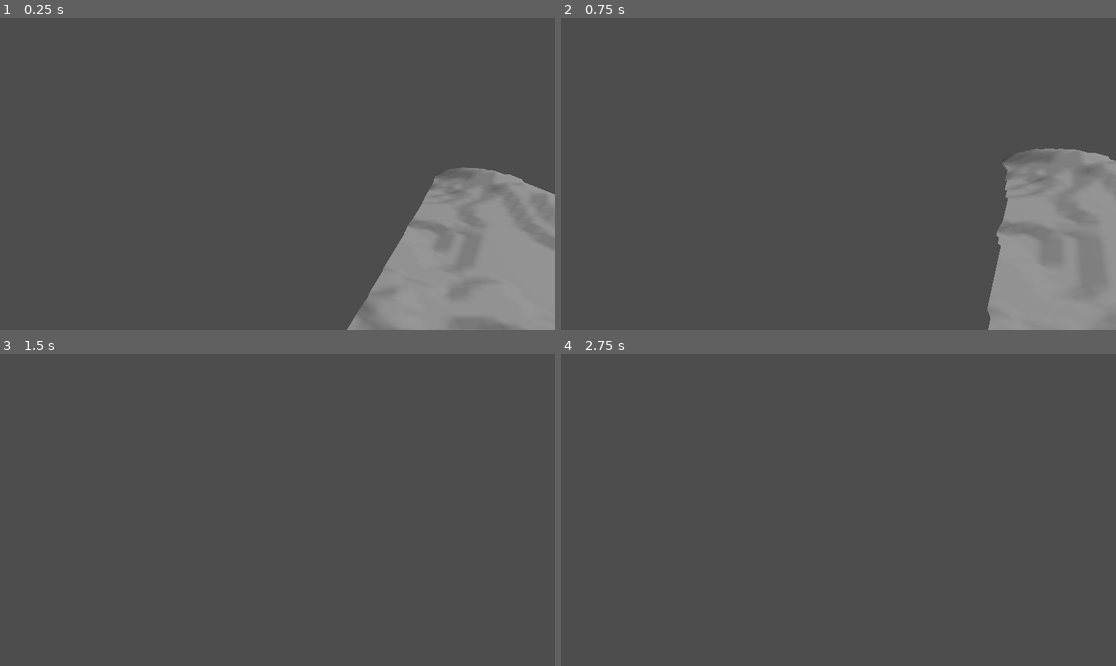
Above: before the commit, frames 1-4 (two rows, left to right).
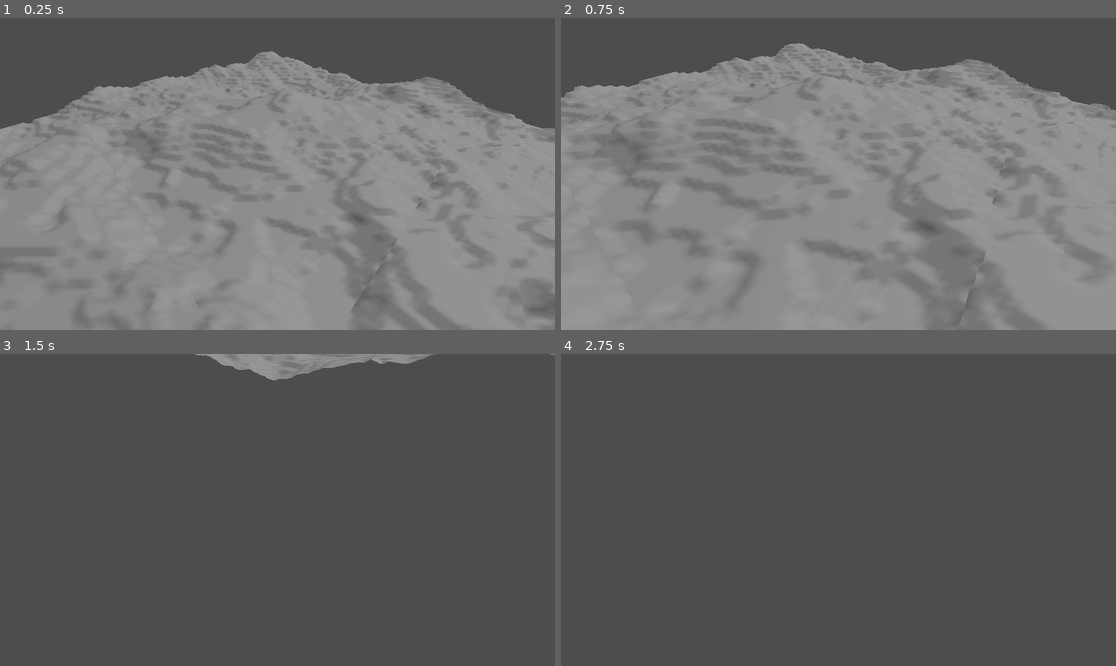
Above: after the commit, the same moments.

Repository: matupper/TerrainGen
Game: Godot game, scene res://terrain/demo/terrain_system.tscn
Two runs of this game, one before a commit and one after it. Both use one fixed random seed, a clock stepped at 60 frames per second and the inputs below.
Inputs (mouse positions are in pixels of both pictures, inside the frame that each line leads up to):
- Up to frame 1 (0.25 s): no input
- Up to frame 2 (0.75 s): tap Enter at 0.5 s; move the mouse to (866, 174) at 0.52 s; hold W (move_forward) from 0.53 s (still down); hold Shift (move_fast) from 0.53 s (still down)
- Up to frame 3 (1.5 s): keep holding W (move_forward); move the mouse to (249, 510) at 1.27 s; release Shift (move_fast) at 1.28 s; tap Shift (move_fast) at 1.35 s
- Up to frame 4 (2.75 s): keep holding W (move_forward); move the mouse to (849, 503) at 2.02 s; hold Shift (move_fast) from 2.03 s (still down)

The runs differ from the first frame. In frame 1, 65% of the frame differs, in the area x 0-100%, y 10-100%; in frame 2, 71%, in the area x 0-100%, y 8-100%; in frame 3, 1.7%; in frame 4, nothing differs.

Commit message:
Generation of multiple chunks
- _generate_chunk_grid() in TerrainSystem.gd to spawn a grid of connected chunks

- changed terrain chunks to now sample height using world-space coordinates ensuring seamless terrain across chunk boundaries, fixing the repeated tile effect when generating a grid of chunks

Diff:
--- a/terrain/runtime/TerrainChunk.gd
+++ b/terrain/runtime/TerrainChunk.gd
@@ -51,8 +51,8 @@
 		for x in range(verts_per_side):
 			var idx = z * verts_per_side + x
 
-			var wx := float(x) * spacing
-			var wz := float(z) * spacing
+			var wx := origin_x + float(x) * spacing
+			var wz := origin_z + float(z) * spacing
 			var wy := hp.get_height(wx, wz)
 
 			# Store vertices in LOCAL space so moving the chunk node moves the mesh cleanly
--- a/terrain/runtime/TerrainSystem.gd
+++ b/terrain/runtime/TerrainSystem.gd
@@ -12,12 +12,28 @@
 	var chunk := TerrainChunk.new()
 	chunks_root.add_child(chunk)
 
-	chunk.setup(settings, Vector2i(1, 0))
+	chunk.setup(settings, Vector2i(0, 0))
 	chunk.generate()
+
+func _generate_chunk_grid(radius: int = 1) -> void:
+	# radius = 1 means coords -1..1 (3x3)
+	# radius = 2 means coords -2..2 (5 x 5) and so on
+
+	# Clear old chunks
+	for c in chunks_root.get_children():
+		c.queue_free()
+
+	for cz in range(-radius, radius + 1):
+		for cx in range(-radius, radius + 1):
+			var chunk := TerrainChunk.new()
+			chunks_root.add_child(chunk)
+
+			chunk.setup(settings, Vector2i (cx, cz))
+			chunk.generate()
 
 func _ready() -> void:
 	if settings == null:
 		push_error("TerrainSystem: settings is not assigned")
 		return
 
-	_generate_one_chunk()
+	_generate_chunk_grid(1)
